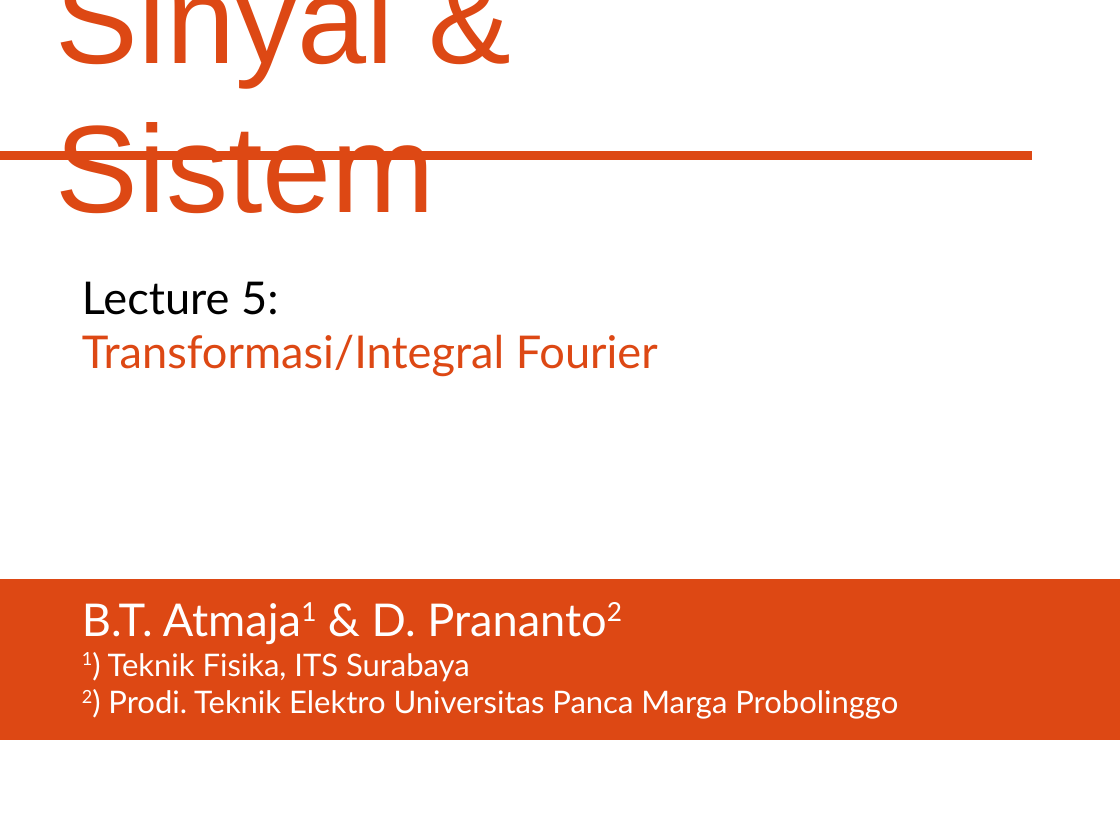
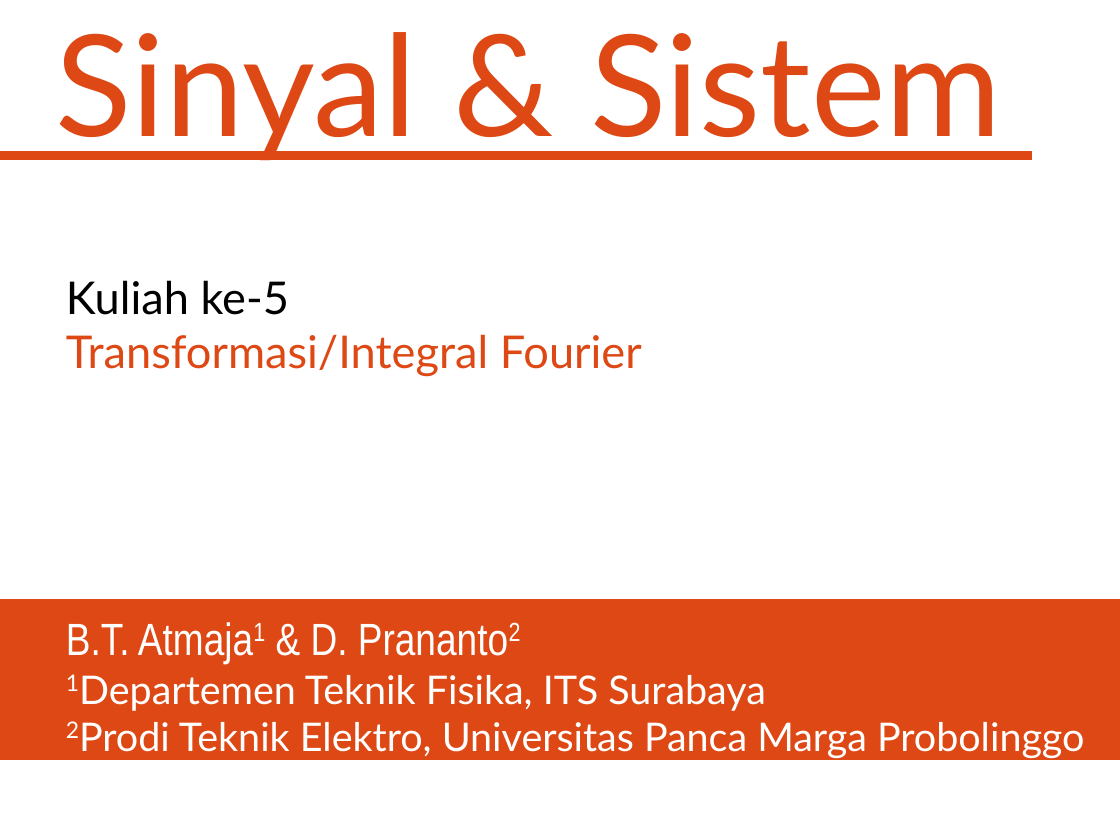
Before and after one commit to bagustris/sinyalsistem, a slide deck: slide 1 of slides/Lect5_SinyalSistem.odp. Drawn at 1120x840 pixels with LibreOffice and Linux fonts; fonts in the diff are those of the drawing. Boxes give left, top, right and bottom in pixels: in the first picture for what was removed or moved away, otherwise in the second. Text is boxed around its words. In the diff, an @@ line names an element or a change of style, - is before the commit and + after.

```diff
--- a/slides/Lect5_SinyalSistem.odp
+++ b/slides/Lect5_SinyalSistem.odp
@@ subtitle "Sinyal & Sistem" at [56,32,1002,161]: size 88 to 100 pt, font Arial to Lato @@
@@ text "Kuliah ke-5": place and size @@
-text "Kuliah ke-5" at [82,281,658,377]
+text "Kuliah ke-5" at [66,280,642,377]
@@ text at [66,280,289,315]: text changed @@
-Lecture 5:
+Kuliah ke-5
@@ rectangle: place and size @@
-rectangle at [0,580,1120,740]
+rectangle at [0,601,1120,760]
@@ text "B.T. Atmaja1 & D. Prananto2": place and size @@
-text "B.T. Atmaja1 & D. Prananto2" at [82,603,898,719]
+text "B.T. Atmaja1 & D. Prananto2" at [66,624,1085,759]
@@ text at [66,624,348,655]: font Lato to Arial Narrow in "B.T. Atmaja1 & D. Prananto2" @@
@@ text at [179,675,1085,759]: text changed; size 22 to 28 pt @@
-1) Teknik Fisika, ITS Surabaya
-2) Prodi. Teknik Elektro Universitas Panca Marga Probolinggo
+1Departemen Teknik Fisika, ITS Surabaya
+2Prodi Teknik Elektro, Universitas Panca Marga Probolinggo
```
Also in this commit, not shown: 6 other slides changed.
